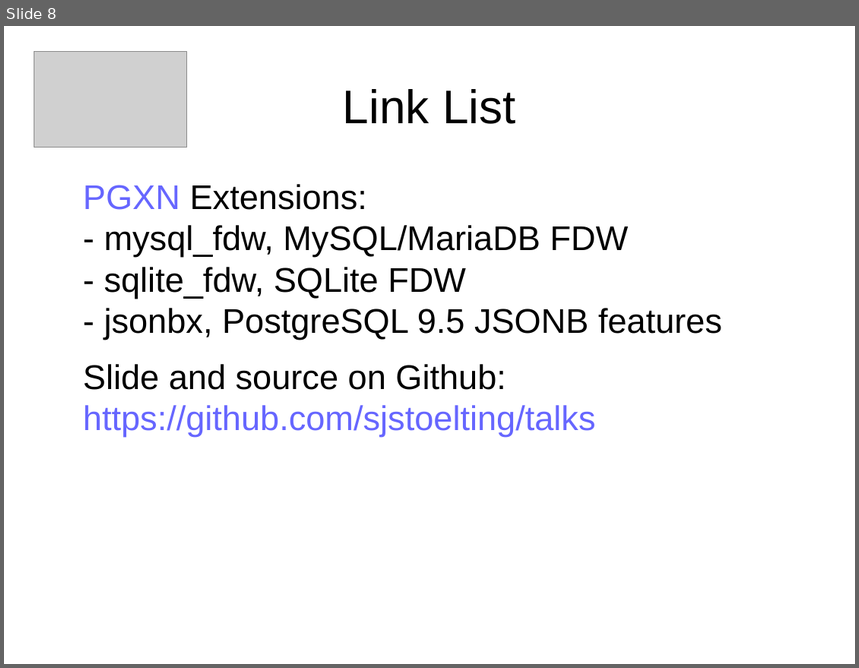
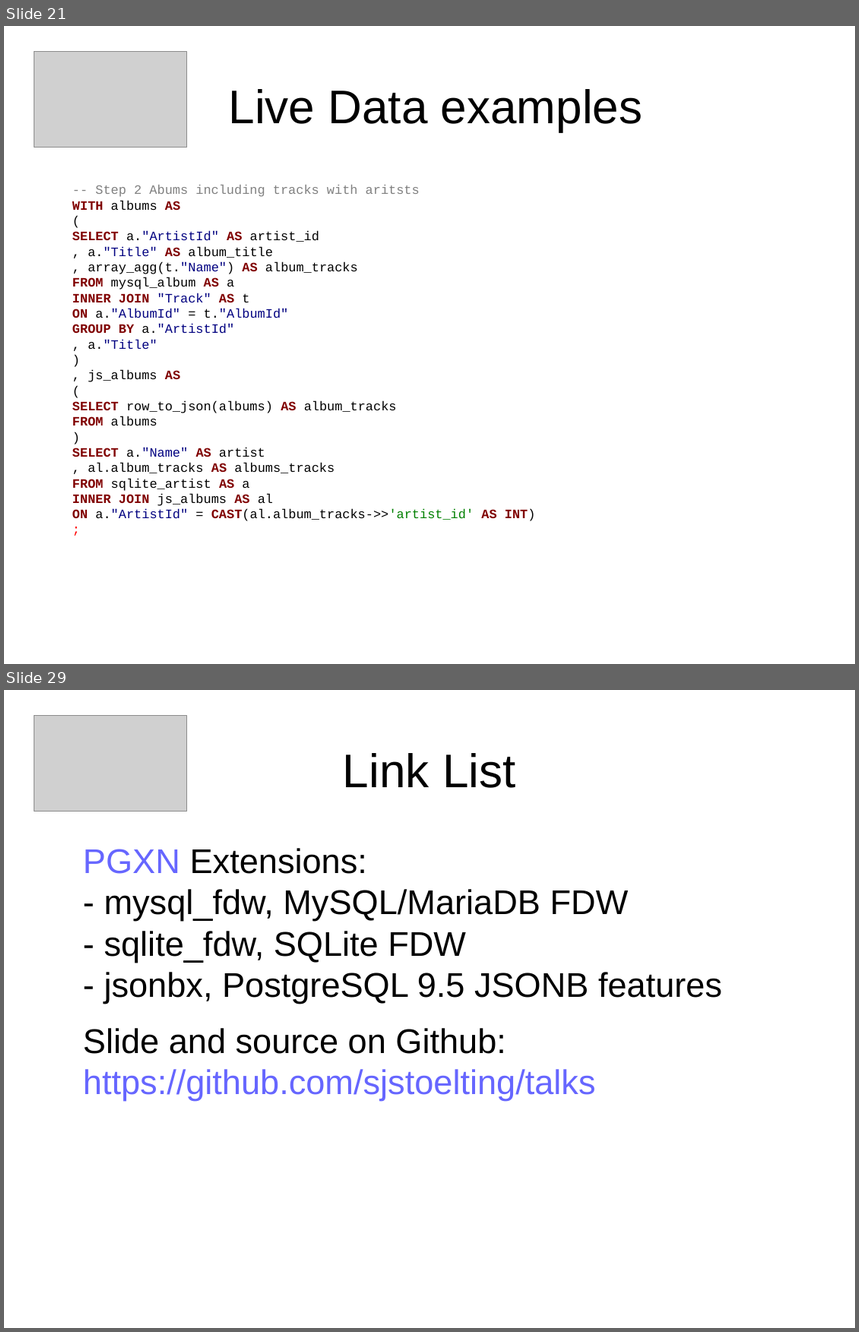
Before and after one commit to sjstoelting/talks, a slide deck: one-database-to-rule-em-all/PostgreSQL-FDW.odp. Shown one above the other, each under a label of ours: slide 8 before the commit, slides 21 and 29 after it; the slides between them are not shown. The pictures are 859x668 and 859x1332 pixels, drawn with LibreOffice and Linux fonts; fonts in the diff are those of the drawing; grey boxes stand for pictures. Boxes give left, top, right and bottom in pixels: in the first picture for what was removed or moved away, otherwise in the second. Text is boxed around its words. In the diff, an @@ line names an element or a change of style, - is before the commit and + after.

Commit message:
Extended the slides with queries and screenshots of the live part. In case something doesn't work during the talk.

```diff
--- a/one-database-to-rule-em-all/PostgreSQL-FDW.odp
+++ b/one-database-to-rule-em-all/PostgreSQL-FDW.odp
@@ slide 21 added at (4,26,855,664), background #FFFFFF @@
@@ picture added at (34,52,187,148) @@
@@ title added at (229,89,643,132), 44 pt, text #000000 @@
+Live Data examples
@@ text added at (72,185,536,522), 12 pt, text #000000 @@
+-- Step 2 Abums including tracks with aritsts
+WITH albums AS
+(
+SELECT a."ArtistId" AS artist_id
+, a."Title" AS album_title
+, array_agg(t."Name") AS album_tracks
+FROM mysql_album AS a
+INNER JOIN "Track" AS t
+ON a."AlbumId" = t."AlbumId"
+GROUP BY a."ArtistId"
+, a."Title"
+)
+, js_albums AS
+(
+SELECT row_to_json(albums) AS album_tracks
+FROM albums
+)
+SELECT a."Name" AS artist
+, al.album_tracks AS albums_tracks
+FROM sqlite_artist AS a
+INNER JOIN js_albums AS al
+ON a."ArtistId" = CAST(al.album_tracks->>'artist_id' AS INT)
+;
@@ what was slide 8 is now slide 29 @@
```
Also in this commit, not shown: 1 slide changed, 20 other slides added, 1 other file.
